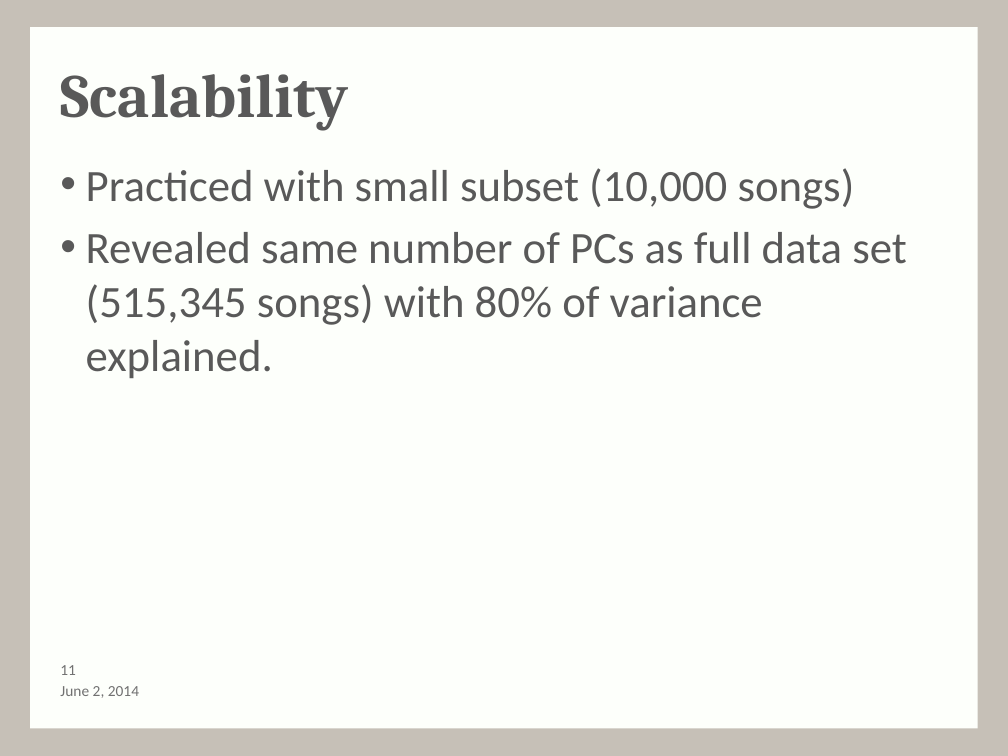
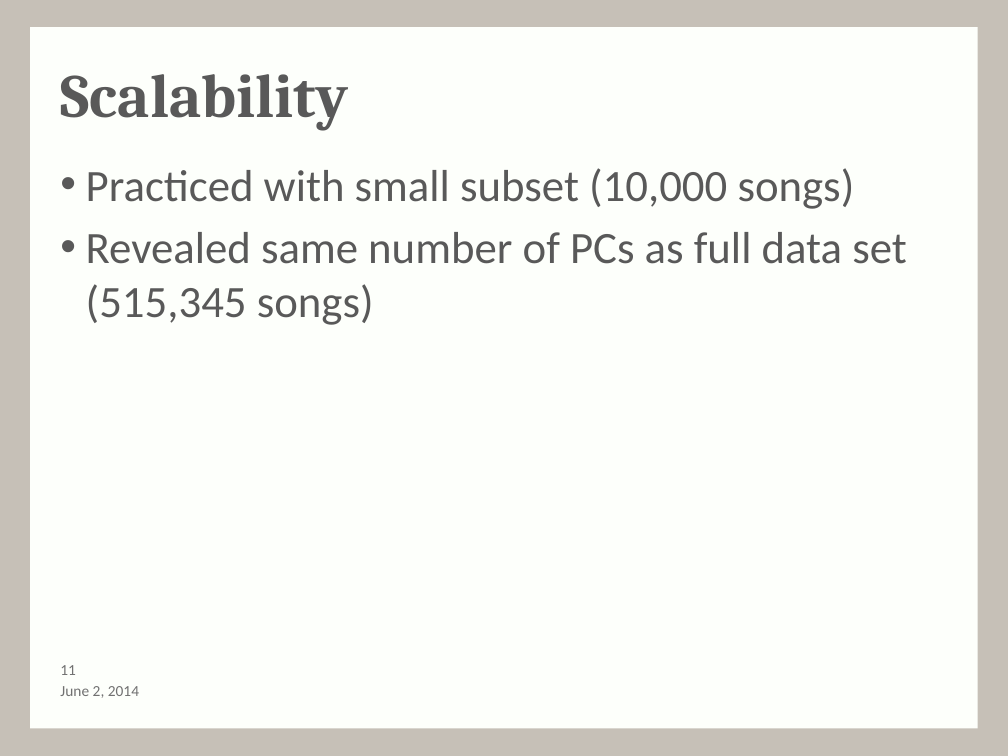
Before and after one commit to andy-olstad/POGSproj3, a slide deck: slide 11 of Project3_presentation.pptx. Drawn at 1008x756 pixels with LibreOffice and Linux fonts; fonts in the diff are those of the drawing; background and template pictures are left out. Boxes give left, top, right and bottom in pixels: in the first picture for what was removed or moved away, otherwise in the second. Text is boxed around its words. In the diff, an @@ line names an element or a change of style, - is before the commit and + after.

```diff
--- a/Project3_presentation.pptx
+++ b/Project3_presentation.pptx
@@ text at bbox=[86, 232, 907, 325]: text changed @@
-• Revealed same number of PCs as full data set (515,345 songs) with 80% of variance explained.
+• Revealed same number of PCs as full data set (515,345 songs)
```
Also in this commit, not shown: 1 other slide changed, 1 other file.
